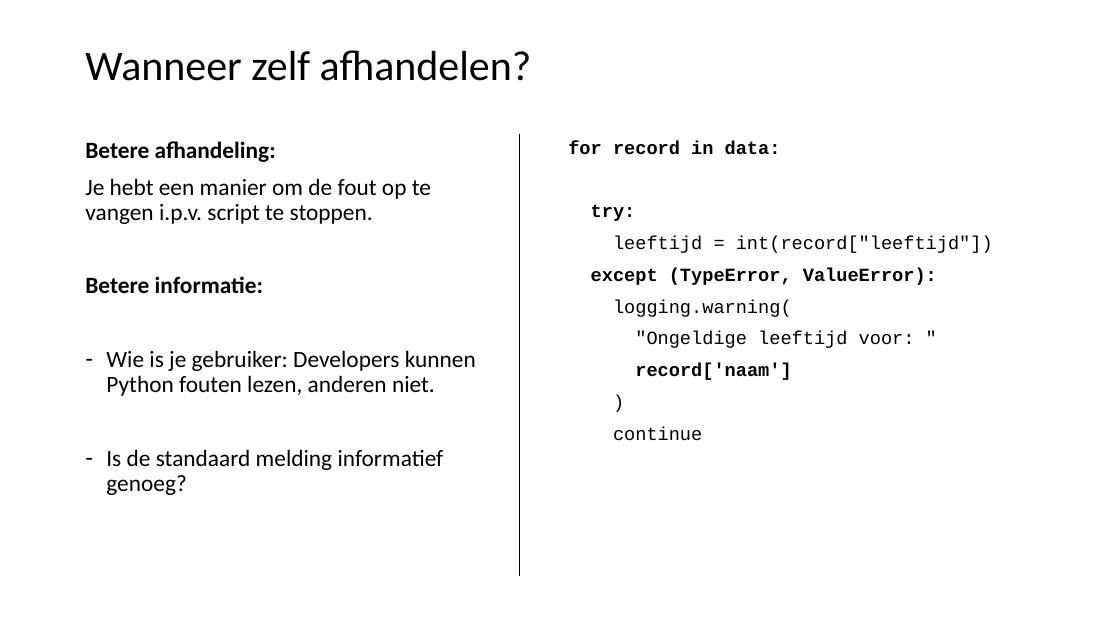
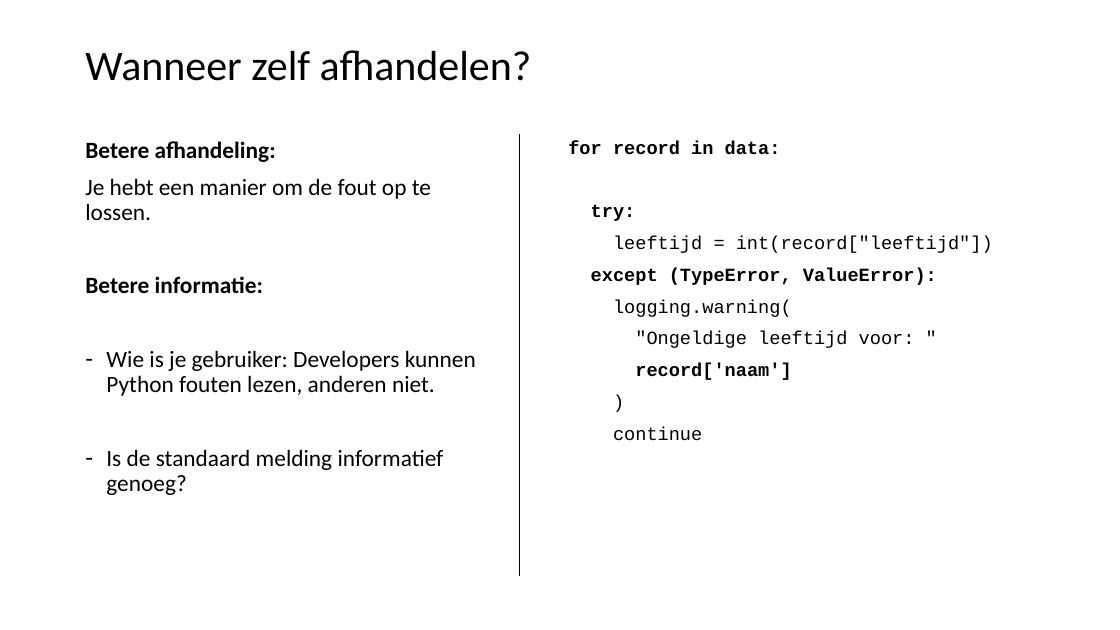
Before and after one commit to LFKoning/knowledge-sharing, a slide deck: slide 32 of python_trainees/2_production_code/python_traineeship_2.pptx. Drawn at 1120x630 pixels with LibreOffice and Linux fonts; fonts in the diff are those of the drawing. Boxes give left, top, right and bottom in pixels: in the first picture for what was removed or moved away, otherwise in the second. Text is boxed around its words. In the diff, an @@ line names an element or a change of style, - is before the commit and + after.

```diff
--- a/python_trainees/2_production_code/python_traineeship_2.pptx
+++ b/python_trainees/2_production_code/python_traineeship_2.pptx
@@ text at (x1=85, y1=178, x2=431, y2=220): text changed @@
-Je hebt een manier om de fout op te vangen i.p.v. script te stoppen.
+Je hebt een manier om de fout op te lossen.
```
Also in this commit, not shown: 3 other slides changed, 12 other files.
